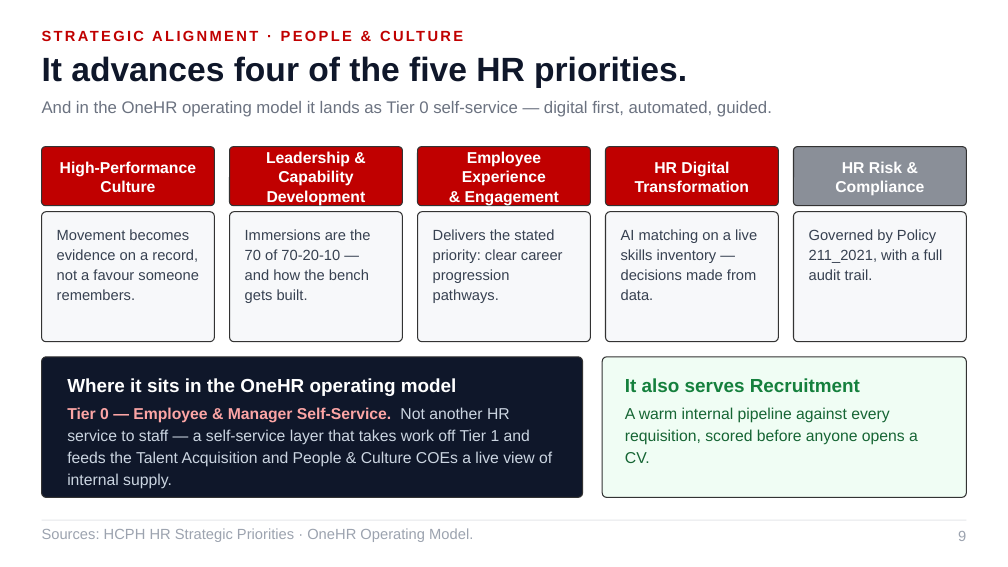
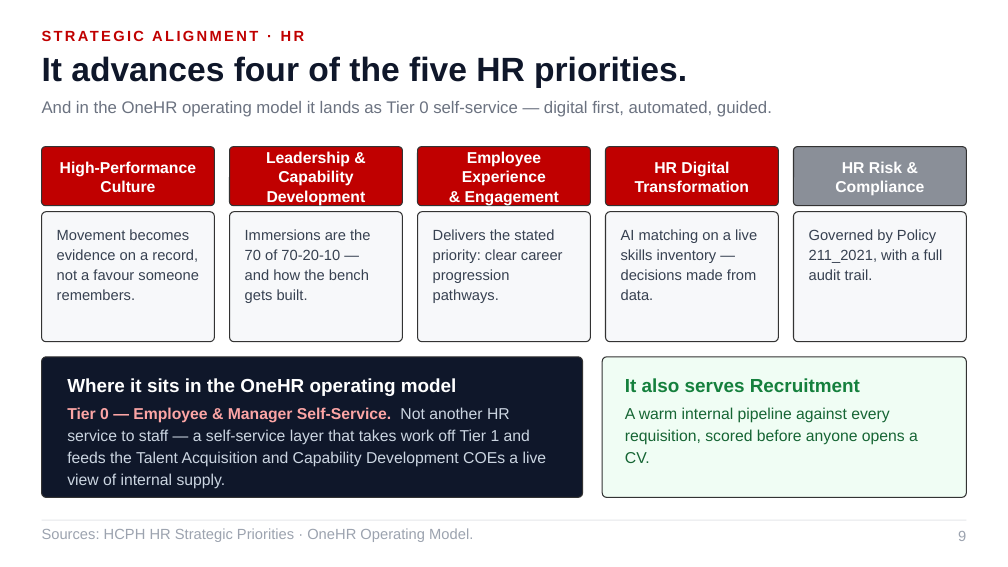
Before and after one commit to Ruffa06/Talent-Marketplace, a slide deck: slide 9 of docs/Growth_Talent_Marketplace_ALP.pptx. Drawn at 1008x567 pixels with LibreOffice and Linux fonts; fonts in the diff are those of the drawing. Boxes give left, top, right and bottom in pixels: in the first picture for what was removed or moved away, otherwise in the second. Text is boxed around its words. In the diff, an @@ line names an element or a change of style, - is before the commit and + after.

```diff
--- a/docs/Growth_Talent_Marketplace_ALP.pptx
+++ b/docs/Growth_Talent_Marketplace_ALP.pptx
@@ text at <box>42,26,966,45</box>: text changed @@
-STRATEGIC ALIGNMENT · PEOPLE & CULTURE
+STRATEGIC ALIGNMENT · HR
@@ text at <box>67,407,547,489</box>: text changed @@
-Tier 0 — Employee & Manager Self-Service. Not another HR service to staff — a self-service layer that takes work off Tier 1 and feeds the Talent Acquisition and People & Culture COEs a live view of internal supply.
+Tier 0 — Employee & Manager Self-Service. Not another HR service to staff — a self-service layer that takes work off Tier 1 and feeds the Talent Acquisition and Capability Development COEs a live view of internal supply.
```
Also in this commit, not shown: 13 other slides changed, 4 other files.
